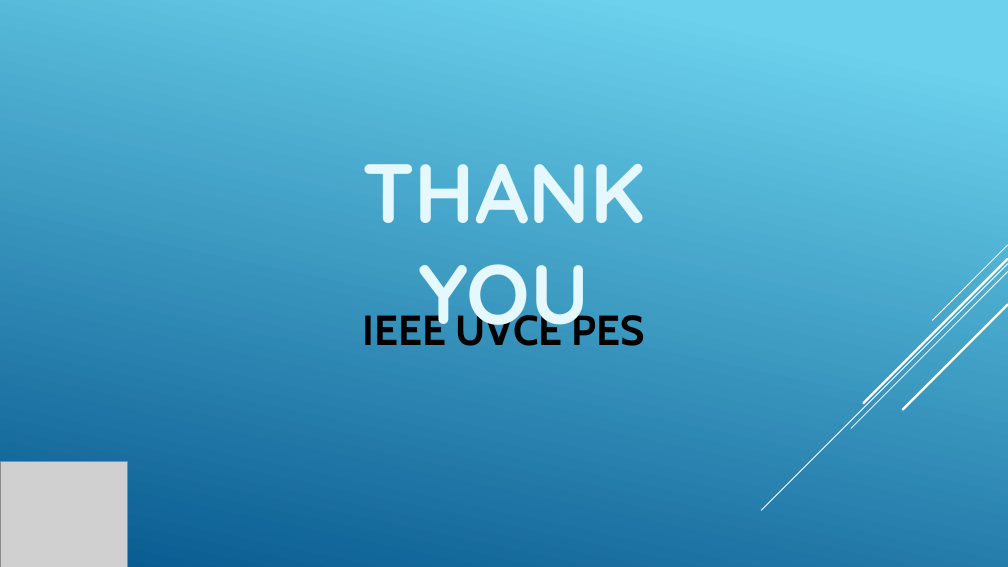
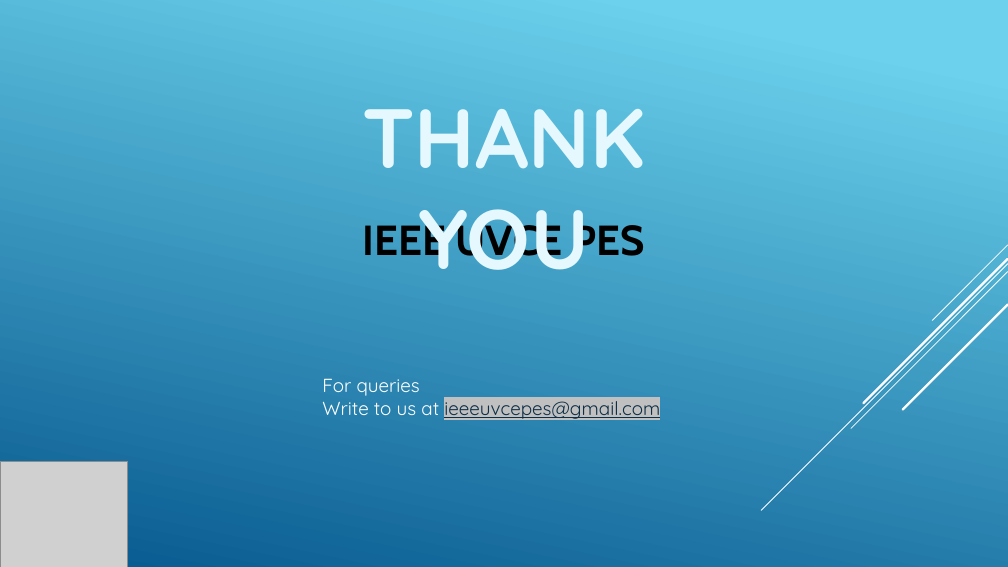
Before and after one commit to ieeeuvcepes/Voltorb, a slide deck: slide 8 of Voltorb-August 2022/Voltorb-AUG-2022.pptx. Drawn at 1008x567 pixels with LibreOffice and Linux fonts; fonts in the diff are those of the drawing; grey boxes stand for pictures. Boxes give left, top, right and bottom in pixels: in the first picture for what was removed or moved away, otherwise in the second. Text is boxed around its words. In the diff, an @@ line names an element or a change of style, - is before the commit and + after.

```diff
--- a/Voltorb-August 2022/Voltorb-AUG-2022.pptx
+++ b/Voltorb-August 2022/Voltorb-AUG-2022.pptx
@@ text "THANK YOU" rewrapped from (362,164,645,346) to (362,109,645,270) @@
@@ text "IEEE UVCE PES" rewrapped from (363,310,645,346) to (363,220,645,265) @@
@@ text added at (322,378,660,421), 18 pt, text #FFFFFF @@
+For queries
+Write to us at ieeeuvcepes@gmail.com
```
Also in this commit, not shown: 1 other file.
